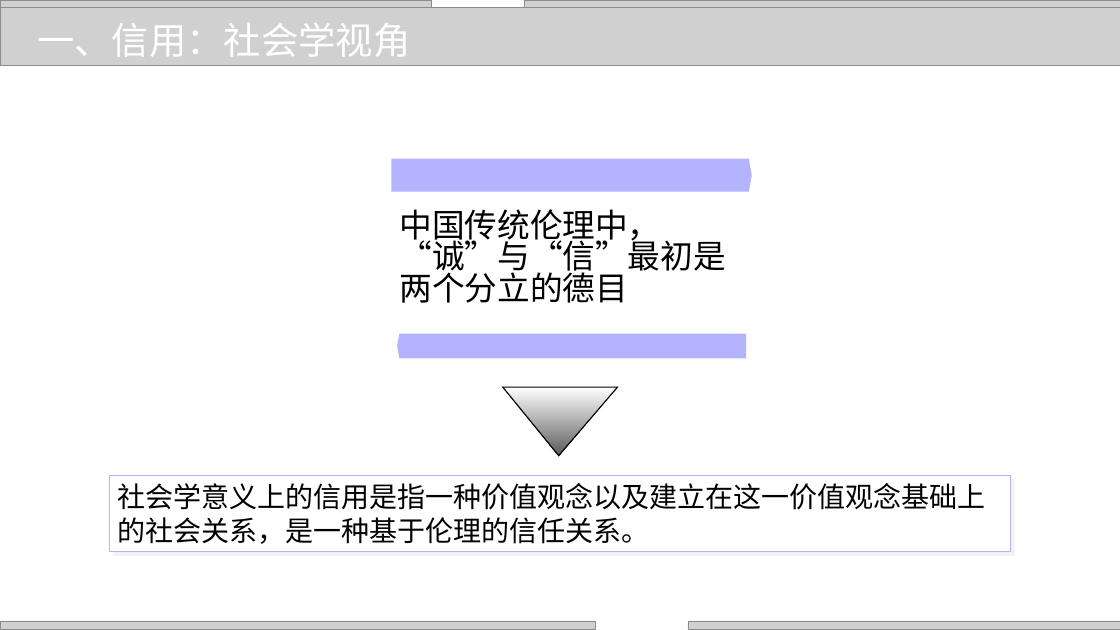
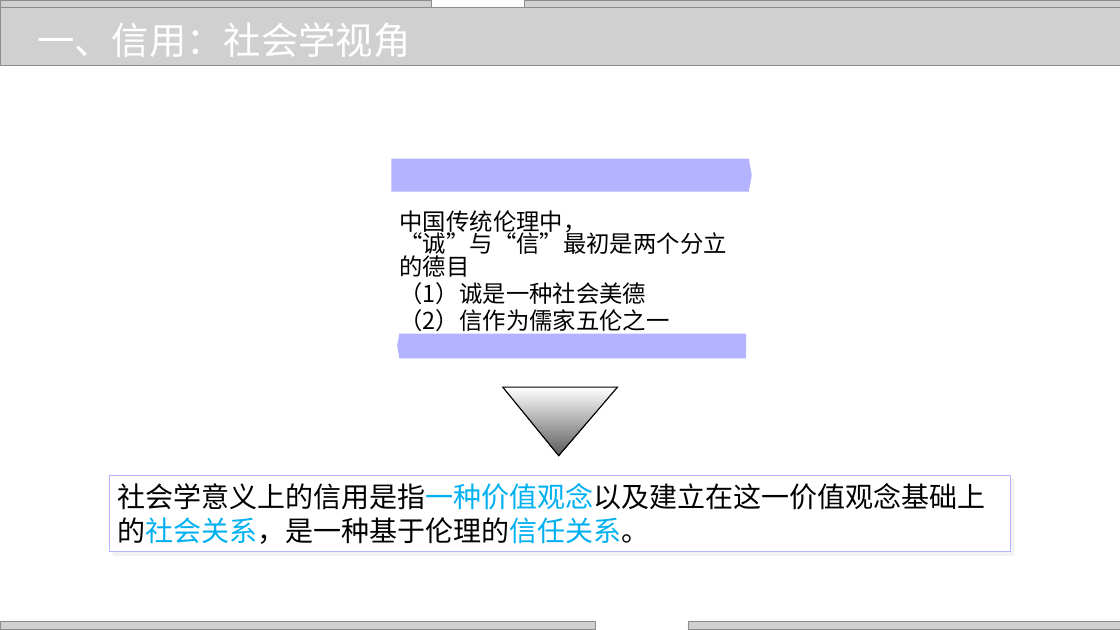
Before and after one commit to zhangjianzhang/internet_credit, a slide deck: slide 5 of files/slides/lecture_1.pptx. Drawn at 1120x630 pixels with LibreOffice and Linux fonts; fonts in the diff are those of the drawing; grey boxes stand for pictures; background and template pictures are left out. Boxes give left, top, right and bottom in pixels: in the first picture for what was removed or moved away, otherwise in the second. Text is boxed around its words. In the diff, an @@ line names an element or a change of style, - is before the commit and + after.

```diff
--- a/files/slides/lecture_1.pptx
+++ b/files/slides/lecture_1.pptx
@@ text at [400,210,727,277]: size 28 to 20 pt in "中国传统伦理中，“诚”与“信”最初是两个分立的德目"; less space between paragraphs @@
@@ text at [400,282,670,335]: paragraphs added @@
+（1）诚是一种社会美德
+（2）信作为儒家五伦之一
@@ rectangle "社会学意义上的信用是指一种价值观念以及建立在这一价值观念基础上的社会关系，是一种基于伦理的信任关系。" at [110,476,1011,552]: text colour #000000 to #00B0F0 in "社会学意义上的信用是指一种价值观念以及建立在这一价值观念基础上的社会关系，是一种基于伦理的信任关系。" @@
```
Also in this commit, not shown: 14 other slides changed, 7 other files.
